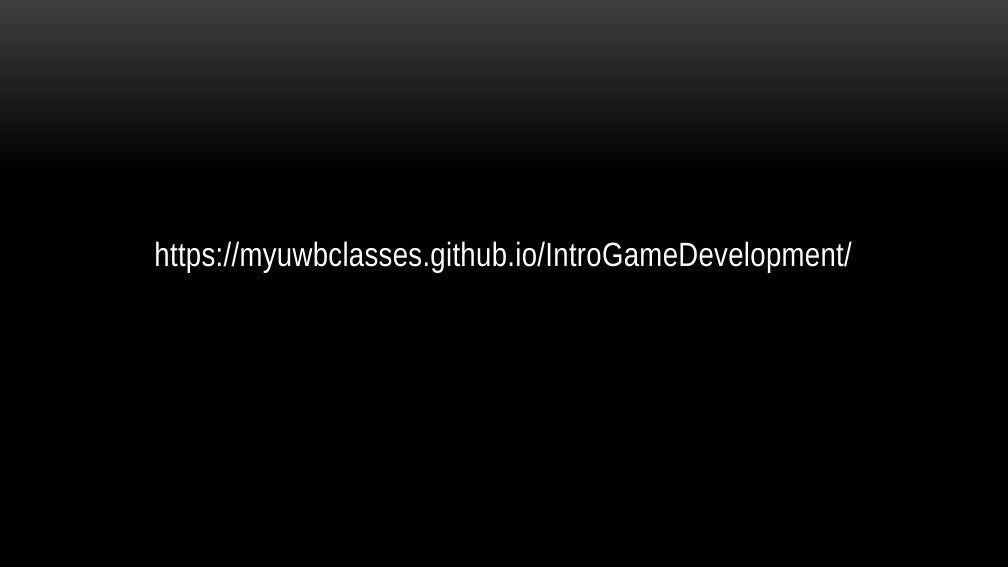
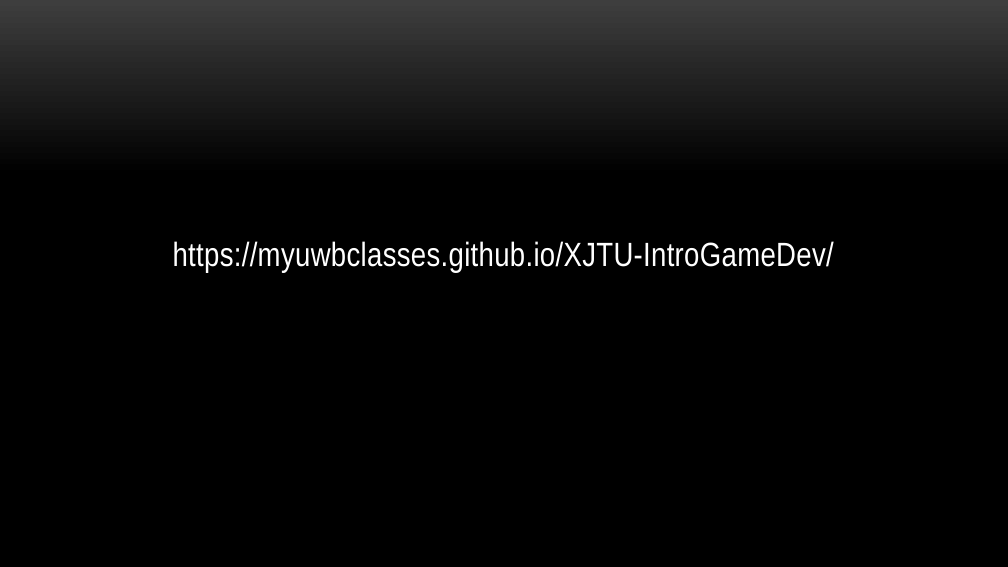
Before and after one commit to myuwbclasses/IntroGameDev-XJTU, a slide deck: slide 21 of PPT/Intro.pptx (slide 20 before the commit). Drawn at 1008x567 pixels with LibreOffice and Linux fonts; fonts in the diff are those of the drawing; background and template pictures are left out. Boxes give left, top, right and bottom in pixels: in the first picture for what was removed or moved away, otherwise in the second. Text is boxed around its words. In the diff, an @@ line names an element or a change of style, - is before the commit and + after.

Commit message:
First draft intro

```diff
--- a/PPT/Intro.pptx
+++ b/PPT/Intro.pptx
@@ text at box(173, 241, 834, 273): text changed @@
-https://myuwbclasses.github.io/IntroGameDevelopment/
+https://myuwbclasses.github.io/XJTU-IntroGameDev/
```
Also in this commit, not shown: 5 other slides changed, 1 slide added, 1 other file.
